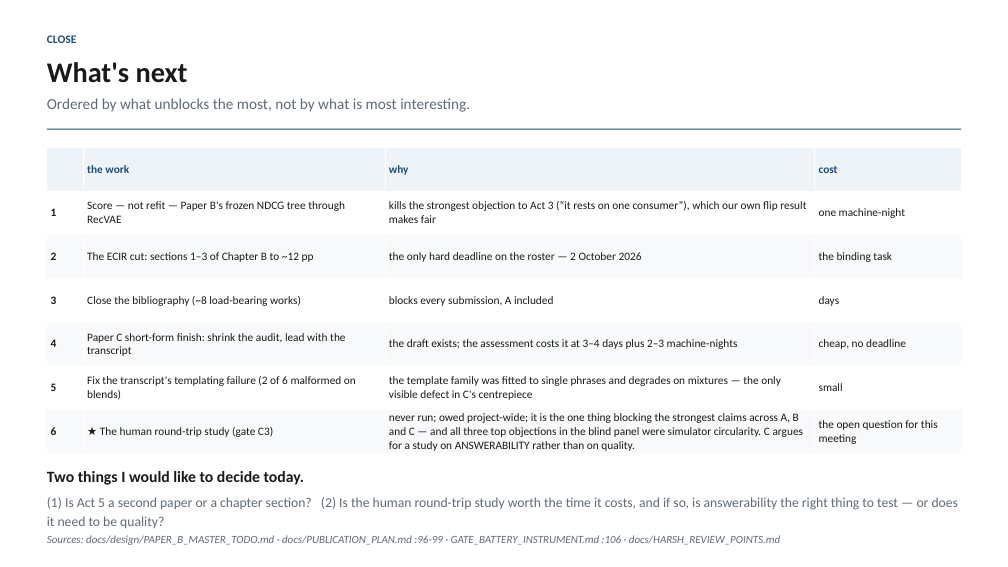
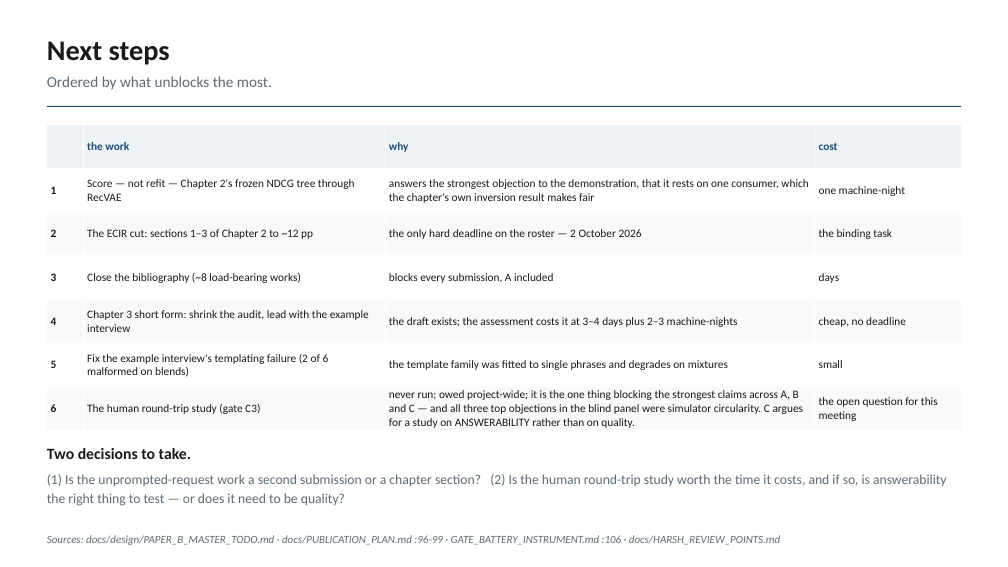
Before and after one commit to makarovaalexa-brch/casper, a slide deck: slide 44 of new_chapters/slides/casper_supervisor_2026-09.pptx (slide 41 before the commit). Drawn at 1008x567 pixels with LibreOffice and Linux fonts; fonts in the diff are those of the drawing. Boxes give left, top, right and bottom in pixels: in the first picture for what was removed or moved away, otherwise in the second. Text is boxed around its words. In the diff, an @@ line names an element or a change of style, - is before the commit and + after.

```diff
--- a/new_chapters/slides/casper_supervisor_2026-09.pptx
+++ b/new_chapters/slides/casper_supervisor_2026-09.pptx
@@ text at box(47, 41, 170, 65): text changed @@
-What's next
+Next steps
@@ text removed at box(47, 35, 77, 43) @@
-CLOSE
@@ text at box(47, 76, 272, 90): text changed @@
-Ordered by what unblocks the most, not by what is most interesting.
+Ordered by what unblocks the most.
@@ rectangle: place and size @@
-rectangle at box(47, 129, 961, 130)
+rectangle at box(47, 106, 961, 107)
@@ table at box(47, 125, 960, 432) @@
-row 2, column 2: Score — not refit — Paper B's frozen NDCG tree through RecVAE
+row 2, column 2: Score — not refit — Chapter 2's frozen NDCG tree through RecVAE
-row 2, column 3: kills the strongest objection to Act 3 (“it rests on one consumer”), which our own flip result makes fair
+row 2, column 3: answers the strongest objection to the demonstration, that it rests on one consumer, which the chapter's own inversion result makes fair
-row 3, column 2: The ECIR cut: sections 1–3 of Chapter B to ~12 pp
+row 3, column 2: The ECIR cut: sections 1–3 of Chapter 2 to ~12 pp
-row 5, column 2: Paper C short-form finish: shrink the audit, lead with the transcript
+row 5, column 2: Chapter 3 short form: shrink the audit, lead with the example interview
-row 6, column 2: Fix the transcript's templating failure (2 of 6 malformed on blends)
+row 6, column 2: Fix the example interview's templating failure (2 of 6 malformed on blends)
-row 6, column 3: the template family was fitted to single phrases and degrades on mixtures — the only visible defect in C's centrepiece
+row 6, column 3: the template family was fitted to single phrases and degrades on mixtures
-row 7, column 2: ★ The human round-trip study (gate C3)
+row 7, column 2: The human round-trip study (gate C3)
@@ table: place and size @@
-table at box(47, 147, 960, 455)
+table at box(47, 125, 960, 432)
@@ text at box(47, 448, 947, 506): text changed @@
-Two things I would like to decide today.
-(1) Is Act 5 a second paper or a chapter section? (2) Is the human round-trip study worth the time it costs, and if so, is answerability the right thing to test — or does it need to be quality?
+Two decisions to take.
+(1) Is the unprompted-request work a second submission or a chapter section? (2) Is the human round-trip study worth the time it costs, and if so, is answerability the right thing to test — or does it need to be quality?
```
Also in this commit, not shown: 53 other slides changed, 4 slides added, 1 slide removed, 11 other files.
